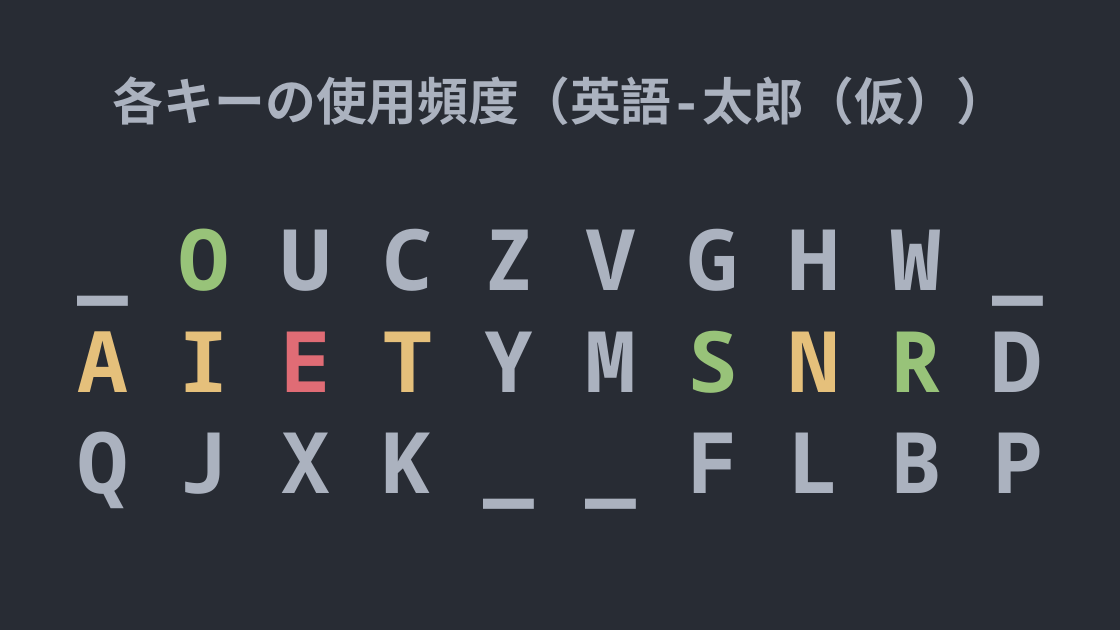
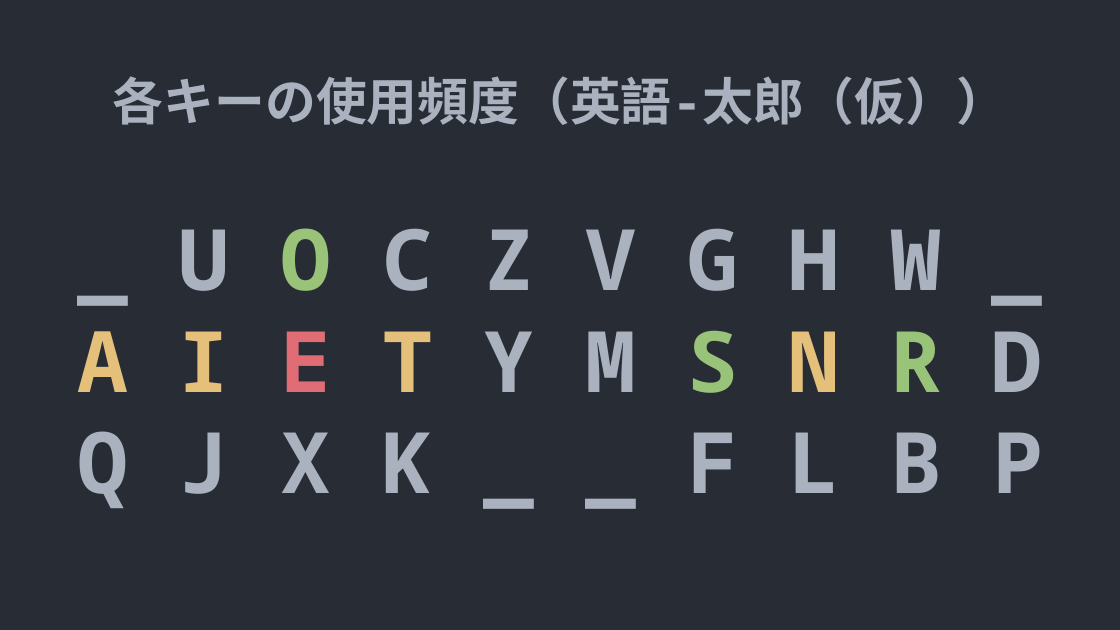
Before and after one commit to yuichiro-kurose/keyboard, a slide deck: slide 21 of docs/最終発表.odp. Drawn at 1120x630 pixels with LibreOffice and Linux fonts; fonts in the diff are those of the drawing. Boxes give left, top, right and bottom in pixels: in the first picture for what was removed or moved away, otherwise in the second. Text is boxed around its words. In the diff, an @@ line names an element or a change of style, - is before the commit and + after.

```diff
--- a/docs/最終発表.odp
+++ b/docs/最終発表.odp
@@ text at <box>179,228,941,291</box>: text changed @@
-_ O U C Z V G H W _
+_ U O C Z V G H W _
```
Also in this commit, not shown: 1 other slide changed, 5 other files.
